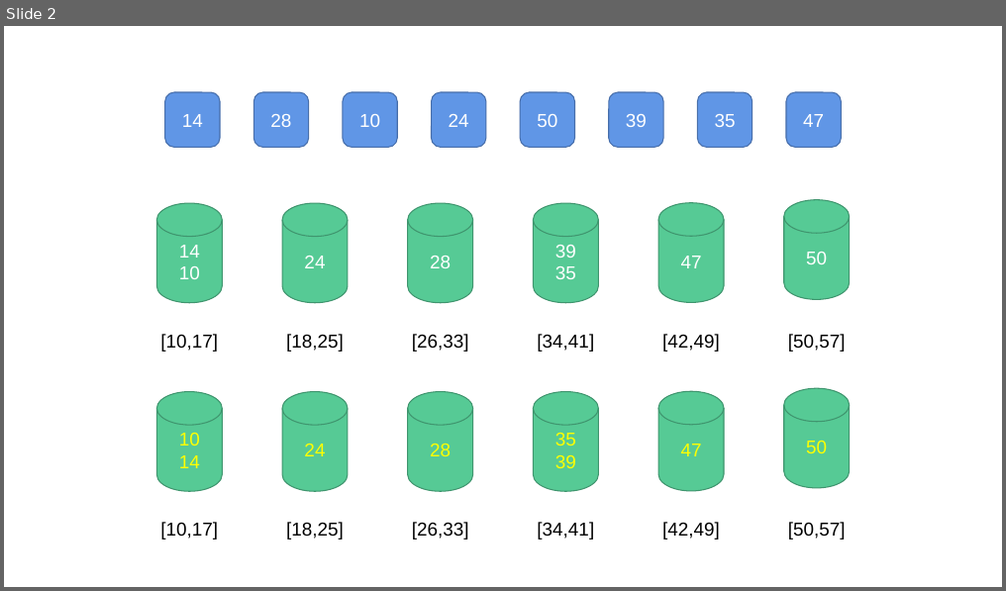
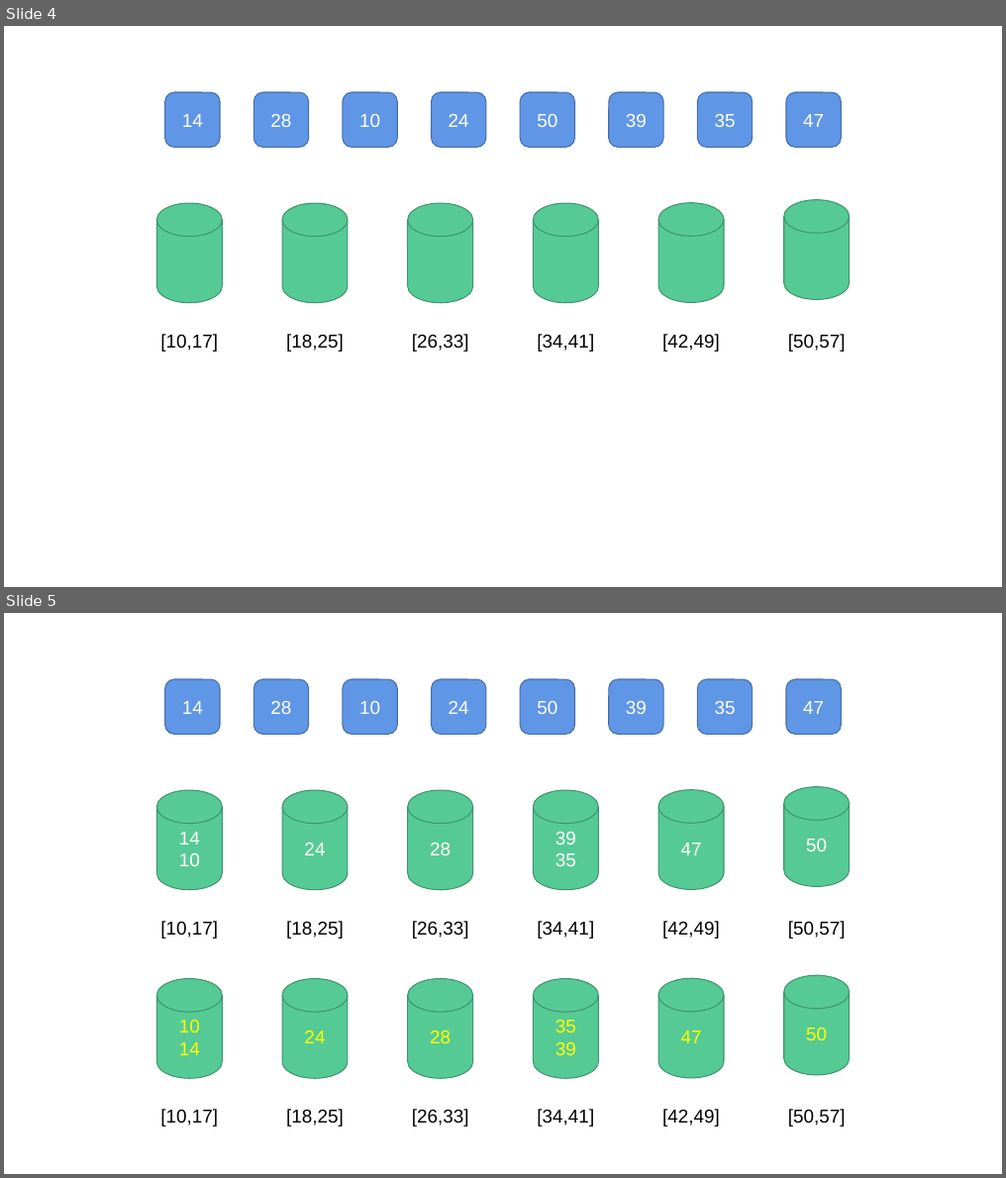
Before and after one commit to jj56313751/weijing-studybook, a slide deck: 算法/排序算法/桶排序/桶排序.pptx. Shown one above the other, each under a label of ours: slide 2 before the commit, slides 4 and 5 after it. The pictures are 1006x591 and 1006x1178 pixels, drawn with LibreOffice and Linux fonts; fonts in the diff are those of the drawing. Boxes give left, top, right and bottom in pixels: in the first picture for what was removed or moved away, otherwise in the second. Text is boxed around its words. In the diff, an @@ line names an element or a change of style, - is before the commit and + after.

```diff
--- a/算法/排序算法/桶排序/桶排序.pptx
+++ b/算法/排序算法/桶排序/桶排序.pptx
@@ slide 4 added at (x1=4, y1=26, x2=1002, y2=587), background #FFFFFF @@
@@ rounded rectangle added at (x1=165, y1=92, x2=220, y2=148), fill #6096E6, outline #476FAA 1 pt, 18 pt, text #FFFFFF @@
+14
@@ rounded rectangle added at (x1=254, y1=92, x2=309, y2=148), fill #6096E6, outline #476FAA 1 pt, 18 pt, text #FFFFFF @@
+28
@@ rounded rectangle added at (x1=343, y1=92, x2=397, y2=148), fill #6096E6, outline #476FAA 1 pt, 18 pt, text #FFFFFF @@
+10
@@ rounded rectangle added at (x1=432, y1=92, x2=486, y2=148), fill #6096E6, outline #476FAA 1 pt, 18 pt, text #FFFFFF @@
+24
@@ rounded rectangle added at (x1=520, y1=92, x2=574, y2=148), fill #6096E6, outline #476FAA 1 pt, 18 pt, text #FFFFFF @@
+50
@@ rounded rectangle added at (x1=609, y1=92, x2=663, y2=148), fill #6096E6, outline #476FAA 1 pt, 18 pt, text #FFFFFF @@
+39
@@ rounded rectangle added at (x1=697, y1=92, x2=751, y2=148), fill #6096E6, outline #476FAA 1 pt, 18 pt, text #FFFFFF @@
+35
@@ rounded rectangle added at (x1=786, y1=92, x2=841, y2=148), fill #6096E6, outline #476FAA 1 pt, 18 pt, text #FFFFFF @@
+47
@@ group added at (x1=156, y1=199, x2=849, y2=352): 6 cylinders, 6 texts @@
+[10,17]
+[18,25]
+[26,33]
+[34,41]
+[42,49]
+[50,57]
@@ what was slide 2 is now slide 5 @@
```
Also in this commit, not shown: 2 slides changed, 2 other slides added.
